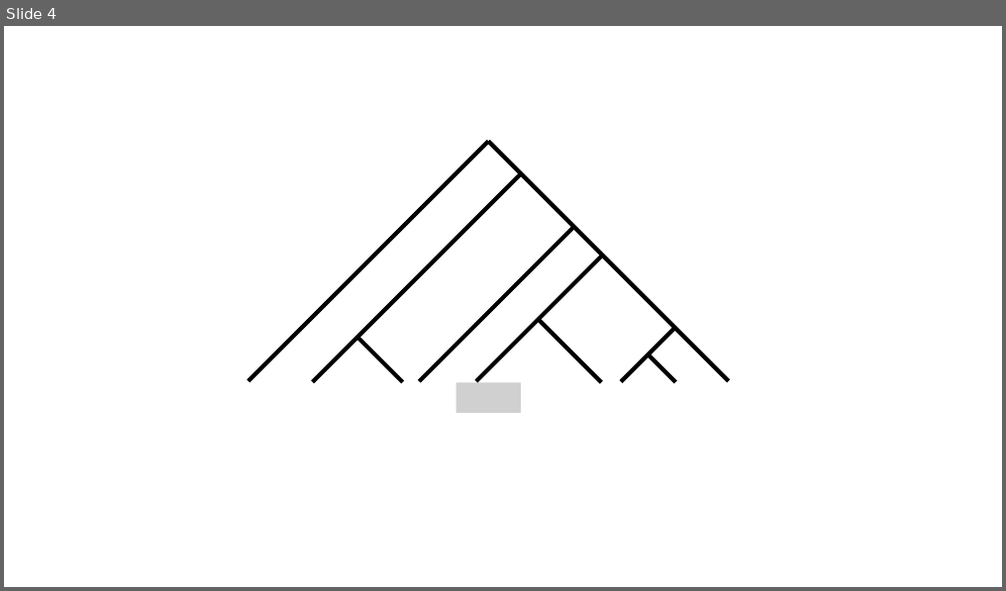
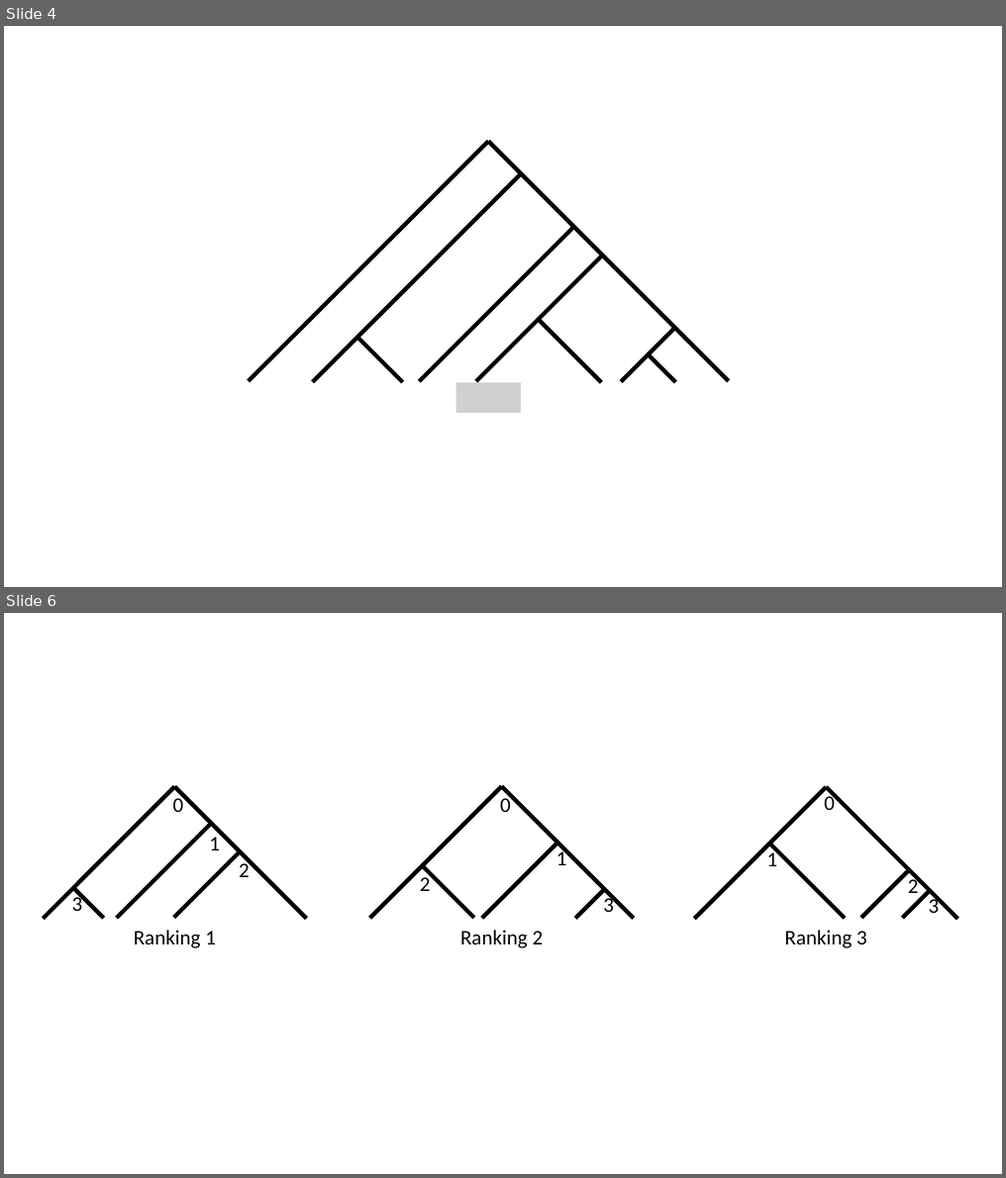
Before and after one commit to niemasd/Dual-Birth-Model, a slide deck: figures/FOR_PAPER/model_figures.pptx. Shown one above the other, each under a label of ours: slide 4 before the commit, slides 4 and 6 after it; the slides between them are not shown. The pictures are 1006x591 and 1006x1178 pixels, drawn with LibreOffice and Linux fonts; fonts in the diff are those of the drawing; grey boxes stand for pictures. Boxes give left, top, right and bottom in pixels: in the first picture for what was removed or moved away, otherwise in the second. Text is boxed around its words. In the diff, an @@ line names an element or a change of style, - is before the commit and + after.

```diff
--- a/figures/FOR_PAPER/model_figures.pptx
+++ b/figures/FOR_PAPER/model_figures.pptx
@@ slide 6 added at (4,613,1002,1174), background #FFFFFF @@
@@ line added from (43, 919) to (174, 786), #000000 4 pt @@
@@ line added from (174, 786) to (307, 919), #000000 4 pt @@
@@ line added from (370, 919) to (502, 786), #000000 4 pt @@
@@ line added from (502, 786) to (634, 919), #000000 4 pt @@
@@ line added from (694, 919) to (826, 787), #000000 4 pt @@
@@ line added from (826, 787) to (957, 919), #000000 4 pt @@
@@ text added at (173,794,184,812), 20 pt, text #000000 @@
+0
@@ text added at (500,794,511,812), 20 pt, text #000000 @@
+0
@@ text added at (824,793,835,810), 20 pt, text #000000 @@
+0
@@ line added from (116, 918) to (212, 823), #000000 4 pt @@
@@ text added at (209,833,220,851), 20 pt, text #000000 @@
+1
@@ line added from (482, 919) to (559, 842), #000000 4 pt @@
@@ text added at (556,849,567,865), 20 pt, text #000000 @@
+1
@@ text added at (767,850,778,866), 20 pt, text #000000 @@
+1
@@ line added from (770, 844) to (845, 919), #000000 4 pt @@
@@ line added from (174, 918) to (240, 852), #000000 4 pt @@
@@ text added at (239,860,250,877), 20 pt, text #000000 @@
+2
@@ text added at (420,874,431,891), 20 pt, text #000000 @@
+2
@@ line added from (422, 865) to (474, 918), #000000 4 pt @@
@@ line added from (861, 918) to (911, 869), #000000 4 pt @@
@@ text added at (908,876,919,900), 20 pt, text #000000 @@
+2
@@ text added at (72,894,83,911), 20 pt, text #000000 @@
+3
@@ line added from (73, 888) to (104, 919), #000000 4 pt @@
@@ line added from (576, 919) to (604, 890), #000000 4 pt @@
@@ text added at (603,895,614,912), 20 pt, text #000000 @@
+3
@@ line added from (902, 918) to (931, 890), #000000 4 pt @@
@@ text added at (929,896,940,913), 20 pt, text #000000 @@
+3
@@ text added at (134,930,216,949), 20 pt, text #000000 @@
+Ranking 1
@@ text added at (460,930,544,949), 20 pt, text #000000 @@
+Ranking 2
@@ text added at (785,930,867,949), 20 pt, text #000000 @@
+Ranking 3
```
Also in this commit, not shown: 1 slide changed, 3 other slides added.
